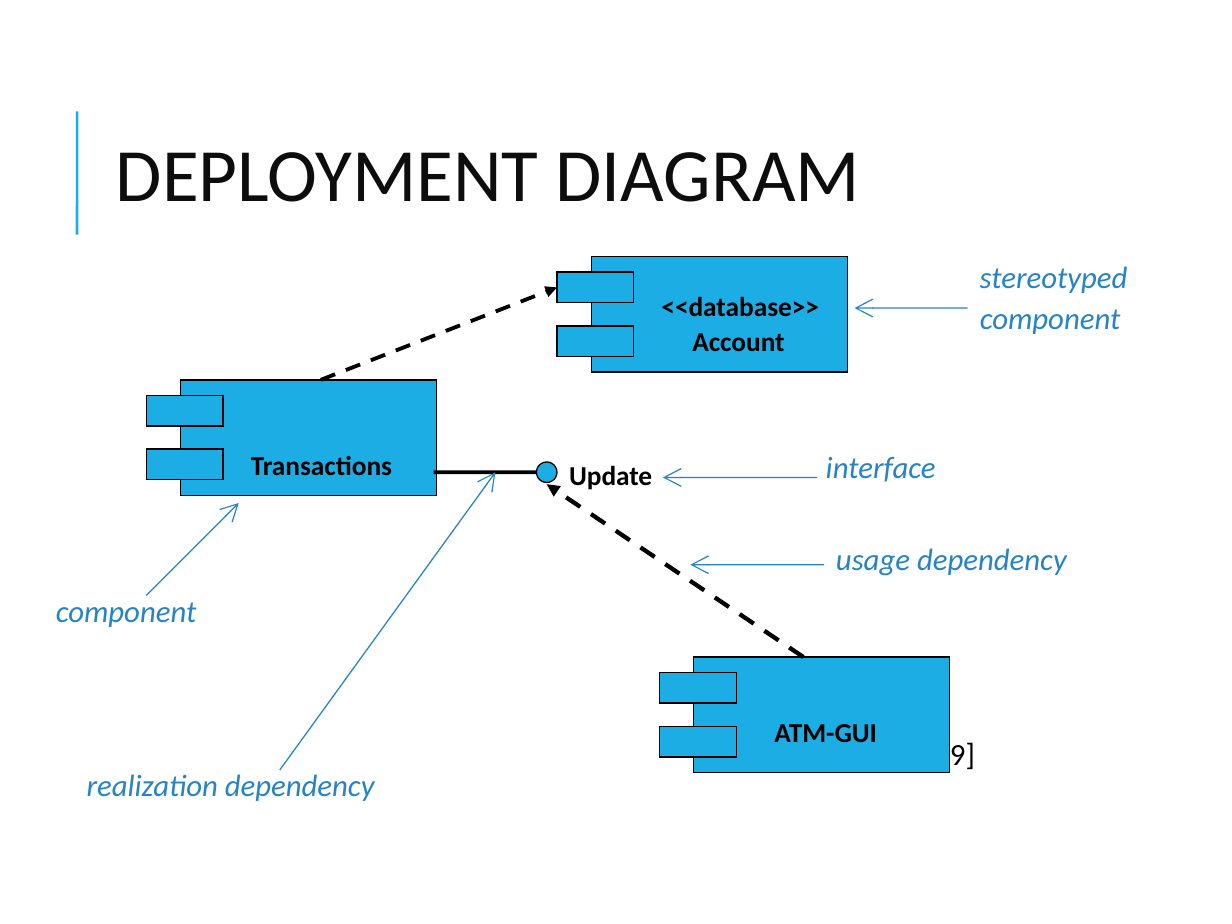
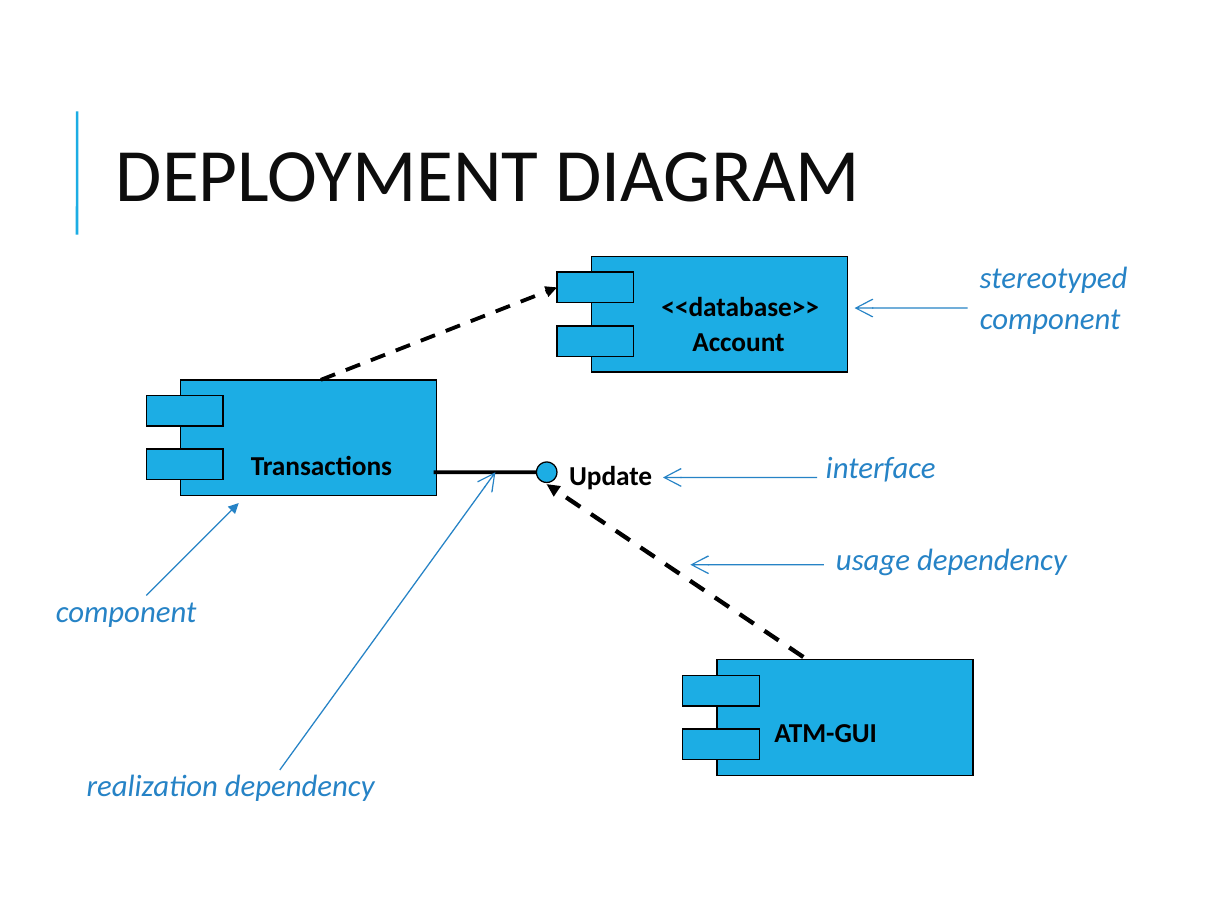
Before and after one commit to ppawar/ppawar.github.io, a slide deck: slide 52 of CSE308-S19/Slides/PPT/Introduction to UML.ppt. Drawn at 1232x924 pixels with LibreOffice and Linux fonts; fonts in the diff are those of the drawing. Boxes give left, top, right and bottom in pixels: in the first picture for what was removed or moved away, otherwise in the second. Text is boxed around its words. In the diff, an @@ line names an element or a change of style, - is before the commit and + after.

```diff
--- a/CSE308-S19/Slides/PPT/Introduction to UML.ppt
+++ b/CSE308-S19/Slides/PPT/Introduction to UML.ppt
@@ arrow (147, 595) - (239, 503): arrowheads changed @@
@@ rectangle: place and size @@
-rectangle at (659,673,736,703)
+rectangle at (683,675,759,706)
@@ rectangle: place and size @@
-rectangle at (694,657,950,772)
+rectangle at (717,660,973,776)
@@ rectangle: place and size @@
-rectangle at (659,727,736,758)
+rectangle at (683,729,759,760)
@@ text removed at (782,740,975,774) @@
-[Rumbaugh,99]
```
Also in this commit, not shown: 6 other slides changed, 1 slide added, 10 other files.
